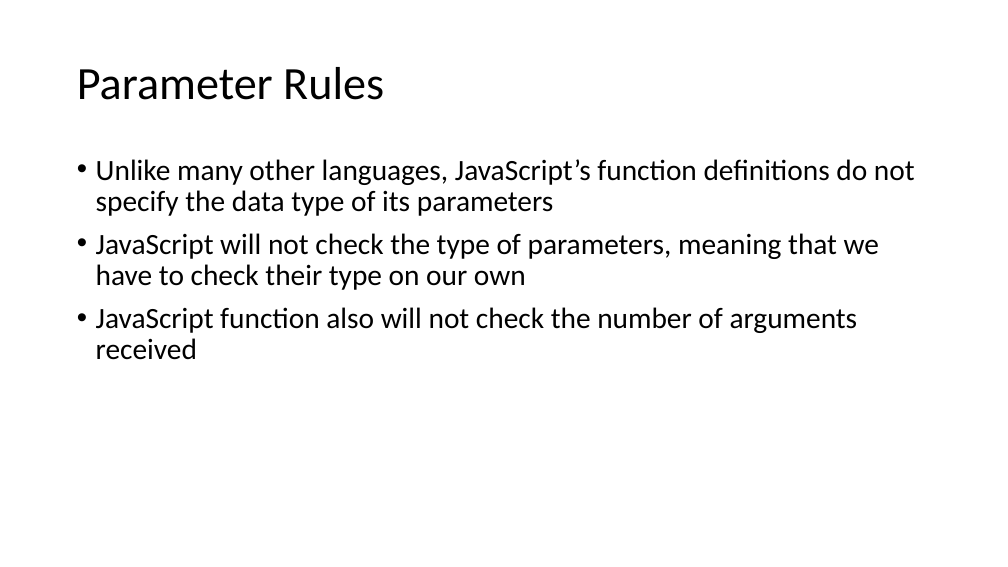
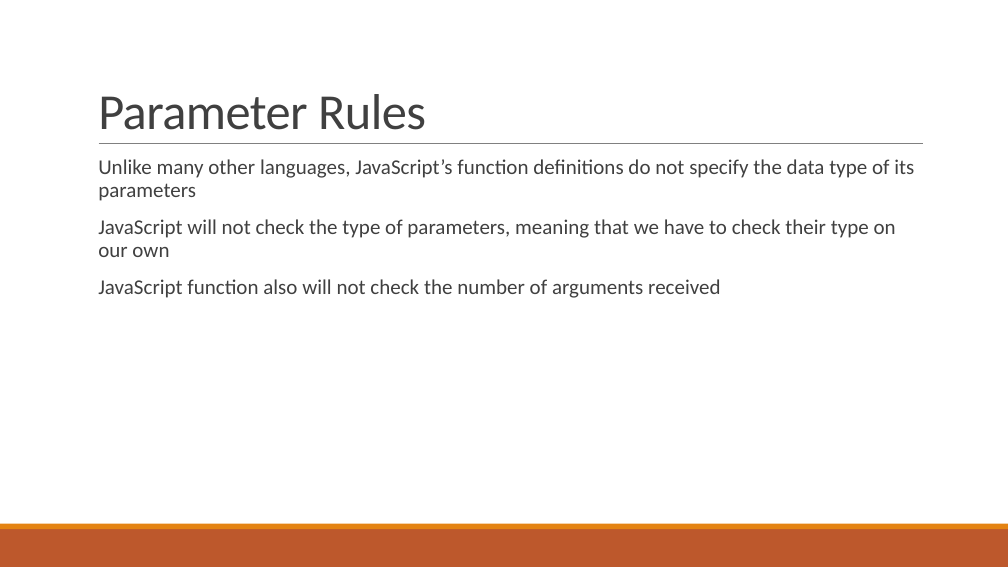
Before and after one commit to YWCANWIL-TechLab/Module12-Functions, a slide deck: slide 17 of slides/Module 12 - Functions.pptx. Drawn at 1008x567 pixels with LibreOffice and Linux fonts; fonts in the diff are those of the drawing. Boxes give left, top, right and bottom in pixels: in the first picture for what was removed or moved away, otherwise in the second. Text is boxed around its words. In the diff, an @@ line names an element or a change of style, - is before the commit and + after.

Commit message:
New Design

```diff
--- a/slides/Module 12 - Functions.pptx
+++ b/slides/Module 12 - Functions.pptx
@@ title "Parameter Rules": place and size @@
-title "Parameter Rules" at box(77, 67, 384, 100)
+title "Parameter Rules" at box(98, 94, 426, 130)
@@ title "Parameter Rules" at box(98, 94, 426, 130): size 44 to 48 pt, text colour #000000 to #404040, letter spacing 0 to -0.5 pt; line spacing 0.9 to 0.85; vertical alignment middle to bottom @@
@@ line added from (99, 144) to (923, 144), #808080 0.5 pt @@
@@ text "Unlike many other languages, JavaScript’s ..." at box(98, 159, 914, 298): size 28 to 20 pt, text colour #000000 to #404040; bullet • to  ; more space between paragraphs @@
@@ rectangle added at box(0, 529, 1008, 567), fill #BD582C @@
@@ rectangle added at box(0, 524, 1008, 529), fill #E48312 @@
```
Also in this commit, not shown: 34 other slides changed.
